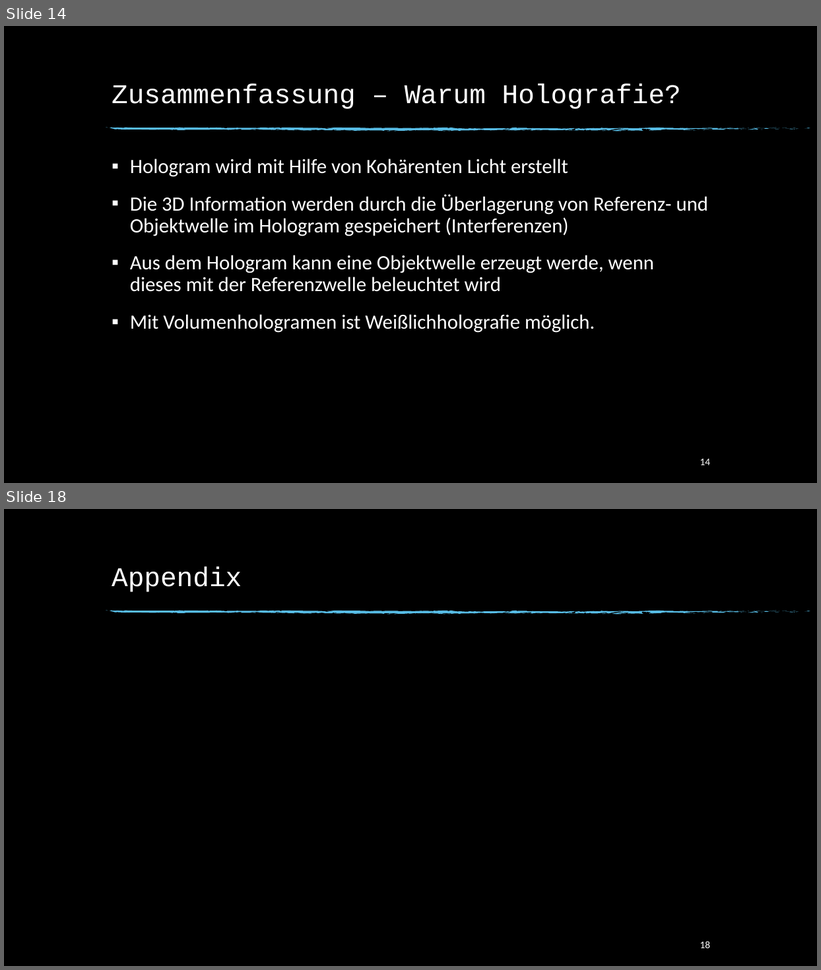
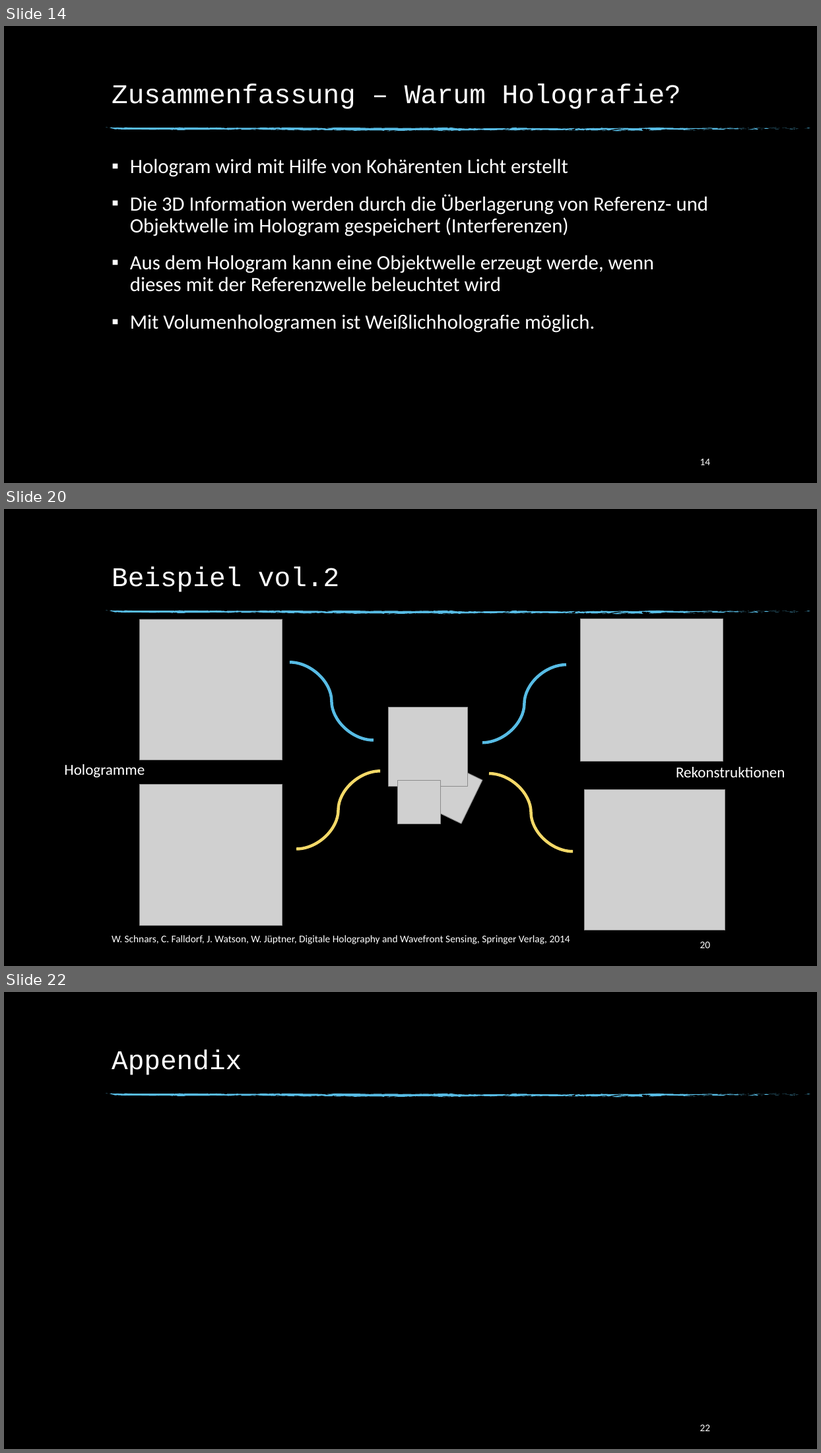
Before and after one commit to beckstev/presentations, a slide deck: holography/holography_presentation.pptx. Shown one above the other, each under a label of ours: slides 14 and 18 before the commit, slides 14, 20 and 22 after it; the slides between them are not shown. The pictures are 821x970 and 821x1453 pixels, drawn with LibreOffice and Linux fonts; fonts in the diff are those of the drawing; grey boxes stand for pictures; background and template pictures are left out. Boxes give left, top, right and bottom in pixels: in the first picture for what was removed or moved away, otherwise in the second. Text is boxed around its words. In the diff, an @@ line names an element or a change of style, - is before the commit and + after.

Commit message:
Worked on holography presentation

```diff
--- a/holography/holography_presentation.pptx
+++ b/holography/holography_presentation.pptx
@@ slide 20 added at (4, 509, 817, 966), background picture (left out); not listed: 74 template elements that a slide beside it also shows @@
@@ title added at (112, 566, 339, 592), 32 pt, text #FFFFFF @@
+Beispiel vol.2
@@ picture added at (139, 619, 282, 760) @@
@@ picture added at (580, 619, 723, 762) @@
@@ curved line added from (290, 662) to (374, 740), #57BCE5 3.5 pt @@
@@ curved line added from (566, 665) to (482, 743), #57BCE5 3.5 pt @@
@@ picture added at (389, 707, 468, 787) @@
@@ text added at (64, 764, 145, 778), 18 pt, text #FFFFFF @@
+Hologramme
@@ picture added at (418, 760, 482, 824) @@
@@ picture added at (139, 785, 282, 925) @@
@@ curved line added from (296, 850) to (380, 771), #F4D968 3.5 pt @@
@@ picture added at (397, 781, 441, 824) @@
@@ curved line added from (573, 852) to (489, 774), #F4D968 3.5 pt @@
@@ text added at (676, 767, 785, 778), 18 pt, text #FFFFFF @@
+Rekonstruktionen
@@ picture added at (584, 790, 725, 931) @@
@@ text added at (112, 935, 570, 945), 12 pt, text #FFFFFF @@
+W. Schnars, C. Falldorf, J. Watson, W. Jüptner, Digitale Holography and Wavefront Sensing, Springer Verlag, 2014
@@ page number added at (700, 942, 711, 949), 12 pt, text #FFFFFF @@
+20
@@ what was slide 18 is now slide 22 @@
@@ page number at (700, 1425, 711, 1432): text changed @@
-18
+22
```
Also in this commit, not shown: 1 slide changed, 6 other slides added, 3 slides removed.
